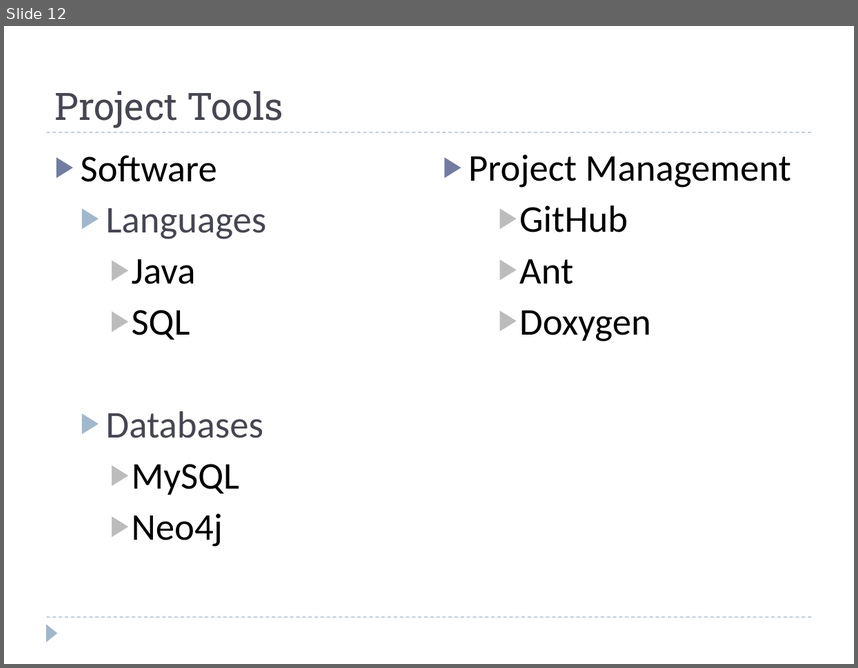
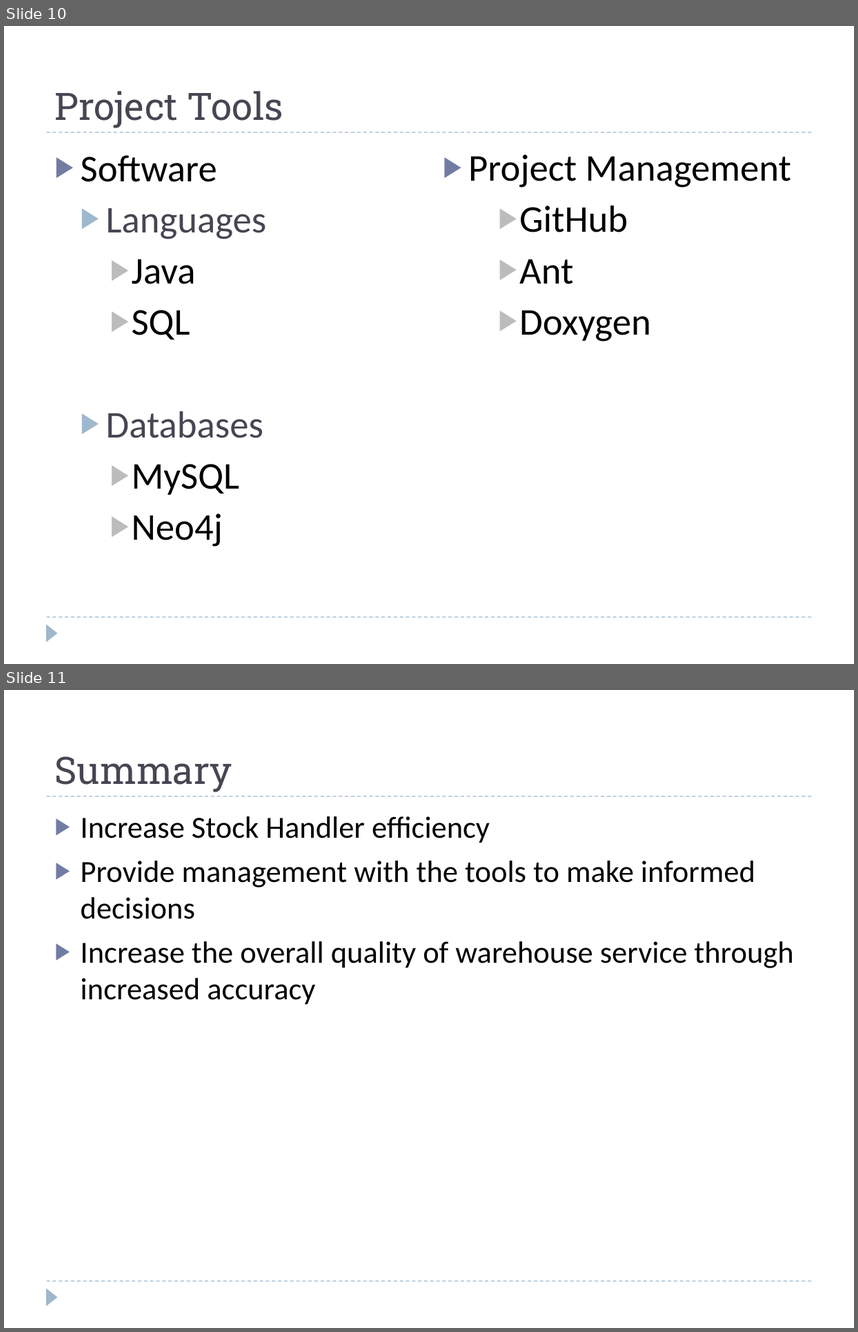
Before and after one commit to mtriff/cmpt370-warehouse, a slide deck: docs/presentation-proposal/group02-proposalPresentation-warehouse.pptx. Shown one above the other, each under a label of ours: slide 12 before the commit, slides 10 and 11 after it. The pictures are 858x668 and 858x1332 pixels, drawn with LibreOffice and Linux fonts; fonts in the diff are those of the drawing. Boxes give left, top, right and bottom in pixels: in the first picture for what was removed or moved away, otherwise in the second. Text is boxed around its words. In the diff, an @@ line names an element or a change of style, - is before the commit and + after.

```diff
--- a/docs/presentation-proposal/group02-proposalPresentation-warehouse.pptx
+++ b/docs/presentation-proposal/group02-proposalPresentation-warehouse.pptx
@@ slide 11 added at box(4, 690, 854, 1328), background #FFFFFF; not listed: 3 template elements that a slide beside it also shows @@
@@ title added at box(55, 756, 232, 792), 32 pt, text #464653 @@
+Summary
@@ text added at box(81, 816, 793, 1005), 26 pt, text #000000 @@
+▶ Increase Stock Handler efficiency
+▶ Provide management with the tools to make informed decisions
+▶ Increase the overall quality of warehouse service through increased accuracy
@@ what was slide 12 is now slide 10 @@
```
Also in this commit, not shown: 4 slides changed, 2 other slides added, 5 slides removed.
